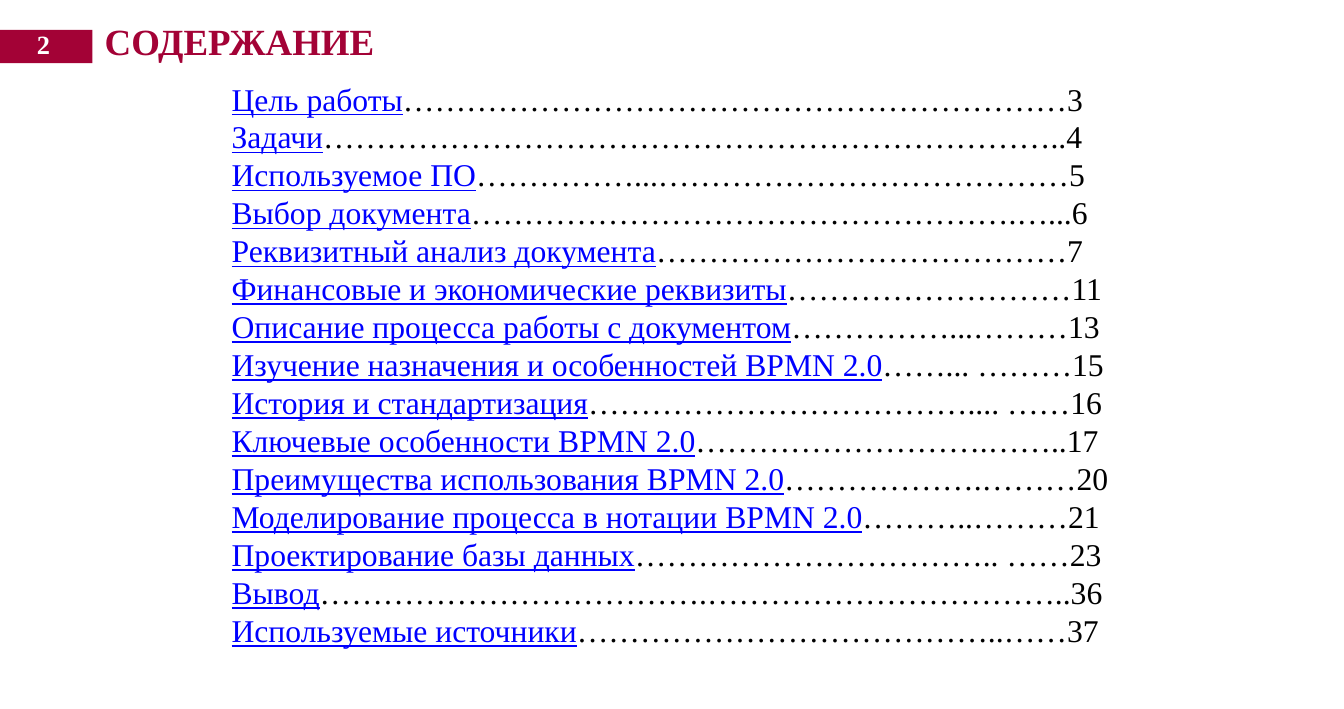
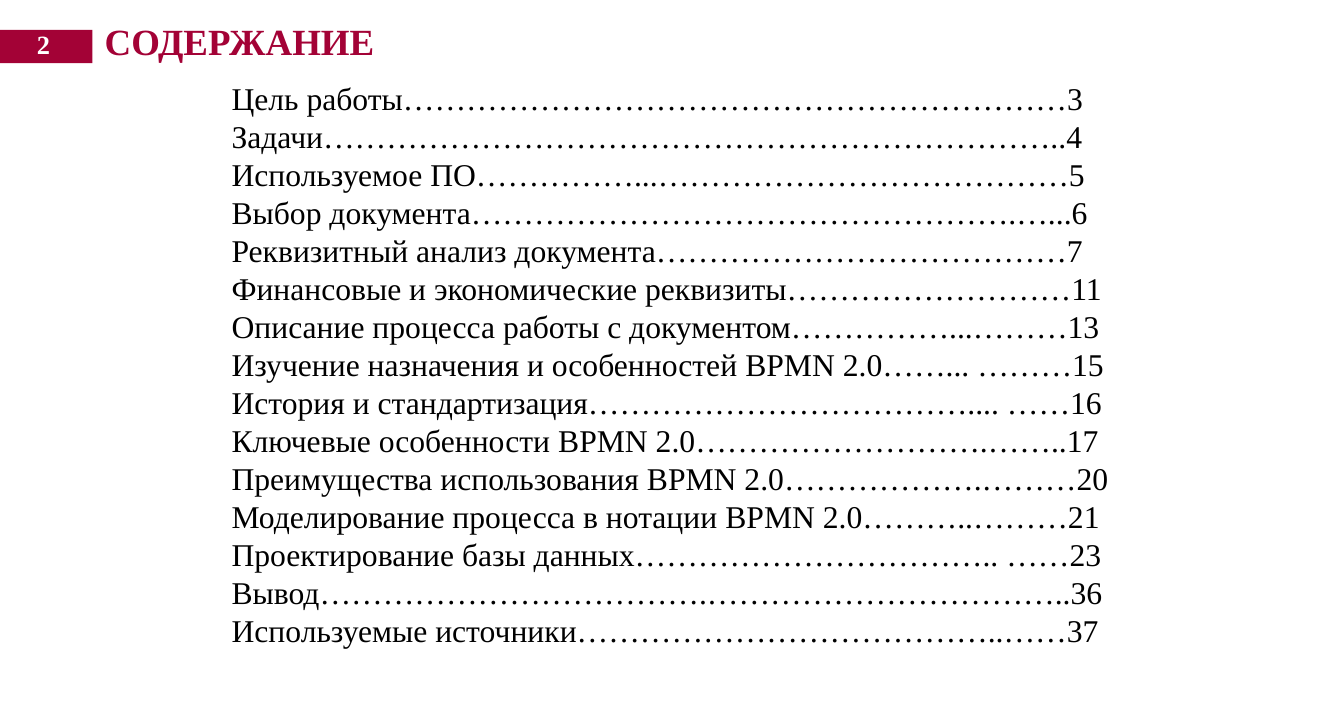
Before and after one commit to xramokkk/lab-2, a slide deck: slide 2 of лаб 2.pptx. Drawn at 1344x709 pixels with LibreOffice and Linux fonts; fonts in the diff are those of the drawing; background and template pictures are left out. Boxes give left, top, right and bottom in pixels: in the first picture for what was removed or moved away, otherwise in the second. Text is boxed around its words. In the diff, an @@ line names an element or a change of style, - is before the commit and + after.

```diff
--- a/лаб 2.pptx
+++ b/лаб 2.pptx
@@ text "Цель работы………………………………………………………3" at box(232, 87, 1108, 648): text colour #0000FF to #000000, underline off in "Цель работы………………………………………………………3", "Задачи……………………………………………………………..4 Используемое ПО……………...………… ...", "Описание процесса работы с документом……………...………13", "Изучение назначения и особенностей BPMN 2.0……..." and 6 more places @@
```
Also in this commit, not shown: 37 other slides changed.
